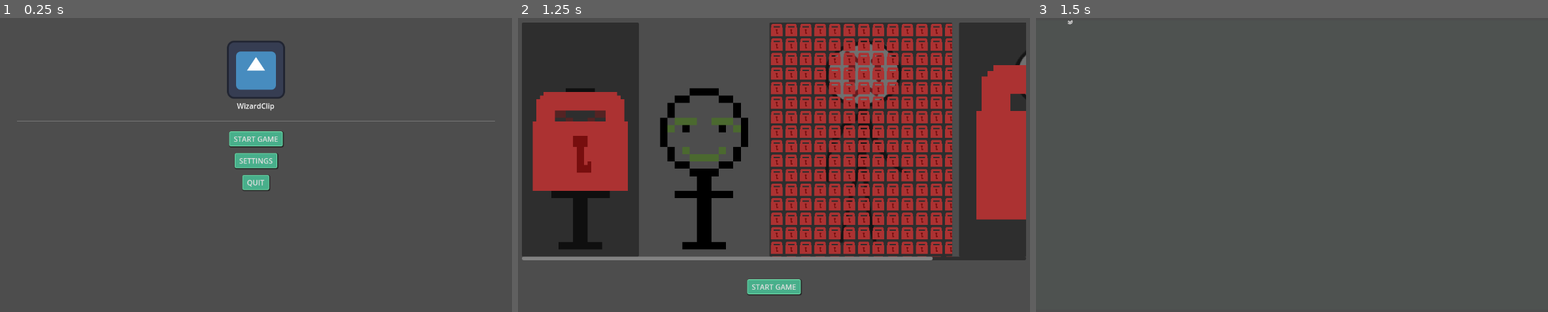
Above: before the commit, frames 1-3 (left to right).
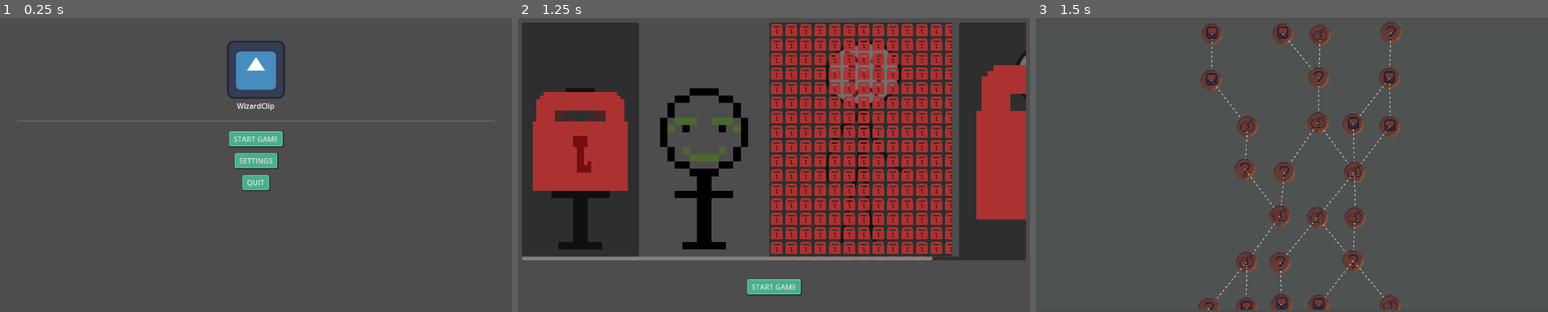
Above: after the commit, the same moments.

Repository: byKrem/WizardClip
Game: Godot game, scene res://Scenes/GameScreens/main_menu.tscn
Same seed, same stepped clock (60 frames per second), same inputs: the game is played once before the commit and once after it. The project has no main scene, so this scene is started directly. The engine's default icon, where the game draws it, is replaced by a stand-in: a white triangle on a blue panel in a dark square.
Inputs:
- Up to frame 1 (0.25 s): no input
- Up to frame 2 (1.25 s): click "START GAME" at 0.5 s
- Up to frame 3 (1.5 s): click "START GAME" at 1.25 s

Frames 1-2 are identical in both runs. In frame 3, 5.6% of the frame differs, in the area x 6-72%, y 0-100%.
Error before the commit: Invalid assignment of property or key 'texture' with value of type 'CompressedTexture2D' on a base object of type 'null instance'. (res://Scenes/UI/map_node.gd…

Commit message:
Changed set_boss_room func
Now all second-to-last nodes in map are connected to boss room

Diff:
--- a/Scripts/map_generator.gd
+++ b/Scripts/map_generator.gd
@@ -2,13 +2,13 @@
 extends Node
 
 var x_margin : int = 30
-var y_margin : int = 25
-var map_width: int = 5
+var y_margin : int = 50
+var map_width: int = 7
 var map_height:int = 10
-var pos_offset:int = 5
-var path_count:int = 3
+var pos_offset:int = 10
+var path_count:int = 5
 var map : Array[Array]
-
+const MAP_NODE = preload("res://Scenes/UI/map_node.tscn")
 # floor 0: [1, 0, 1, 1, 0]
 # floor 1: [3, 0, 0, 3, 0]
 # floor 2: [1, 0, 1, 3, 0]
@@ -19,7 +19,6 @@
 # floor 7: [0, 1, 1, 2, 0]
 # floor 8: [3, 0, 2, 0, 0]
 # floor 9: [0, 0, 4, 0, 0]
-
 
 func generate_new_map() -> Array[Array]:
 	map = _generate_grid()
@@ -107,17 +106,23 @@
 
 	boss_node.type = MapNode.Type.BOSS
 
+	for map_node : MapNode in map[map_height-2]:
+		if map_node.next_nodes.size() == 0:
+			continue
+		map_node.next_nodes.clear()
+		map_node.next_nodes.append(boss_node)
+
 func _generate_grid() -> Array[Array]:
 	var result : Array[Array] = []
 
 	for i in map_height:
 		var inner_floor : Array[MapNode] = []
 		for j in map_width:
-			var new_map_node : MapNode = MapNode.new()
+			var new_map_node : MapNode = MAP_NODE.instantiate()
 			new_map_node.row = i
 			new_map_node.column = j
 			new_map_node.next_nodes = []
-			new_map_node.position = Vector2(i,j) + Vector2(randf(),randf()) * pos_offset
+			new_map_node.position = Vector2(j*(50+x_margin),i*(50+y_margin)) + Vector2(randf(),randf()) * pos_offset
 			inner_floor.append(new_map_node)
 
 		result.append(inner_floor)
